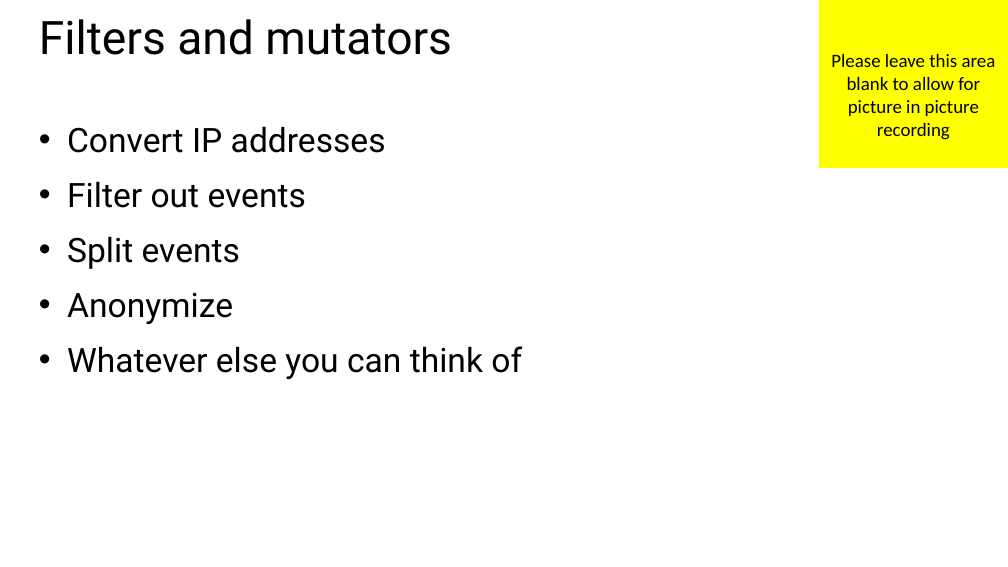
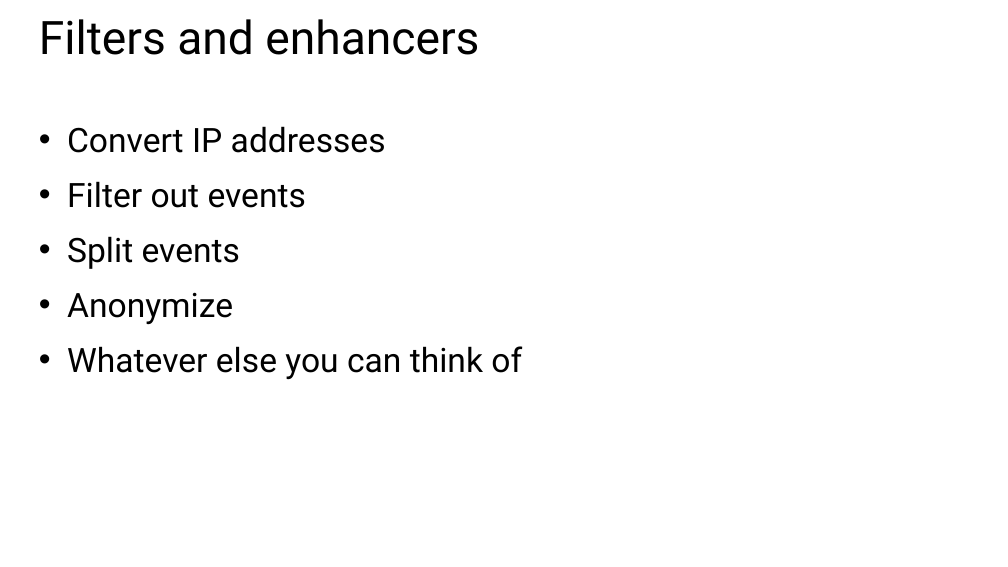
Before and after one commit to MisterJames/AzureImageProcessing, a slide deck: slide 17 of Presentation Materials/MVA-ApplicationsOnAzure-06.pptx (slide 15 before the commit). Drawn at 1008x567 pixels with LibreOffice and Linux fonts; fonts in the diff are those of the drawing. Boxes give left, top, right and bottom in pixels: in the first picture for what was removed or moved away, otherwise in the second. Text is boxed around its words. In the diff, an @@ line names an element or a change of style, - is before the commit and + after.

```diff
--- a/Presentation Materials/MVA-ApplicationsOnAzure-06.pptx
+++ b/Presentation Materials/MVA-ApplicationsOnAzure-06.pptx
@@ title at <box>39,19,479,55</box>: text changed @@
-Filters and mutators
+Filters and enhancers
@@ rectangle removed at <box>819,0,1008,168</box> @@
-Please leave this area blank to allow for picture in picture recording
```
Also in this commit, not shown: 10 other slides changed, 11 slides added, 6 slides removed.
